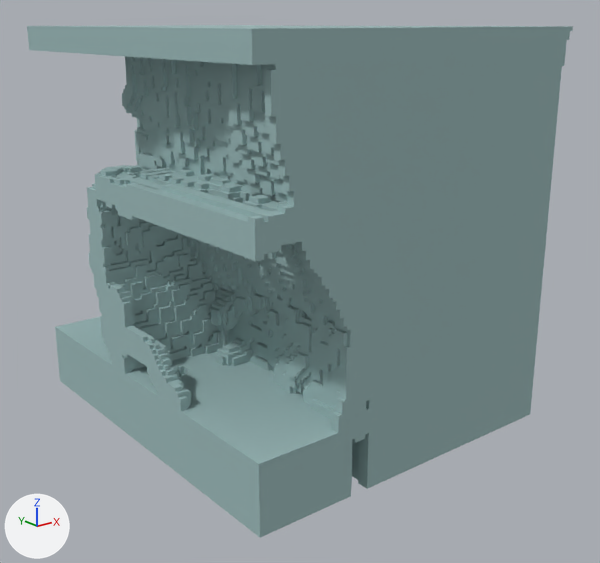
Renders of the OBJ model Assets/voxmod/Aether/TerrainPieces-22.obj from each side of a commit.
Both versions are drawn from a camera (50 mm lens) standing at (-135.8, -170.4, 101.2) and looking at (-3.9, -5.5, 35.3). Lighting does not change. The marker at lower left points along +X, +Y and +Z. Where no turn or scale is listed for an object, it has been applied to the vertices. Vertices at the same position are counted once.

In view in the first picture: 'TerrainPieces-22'.
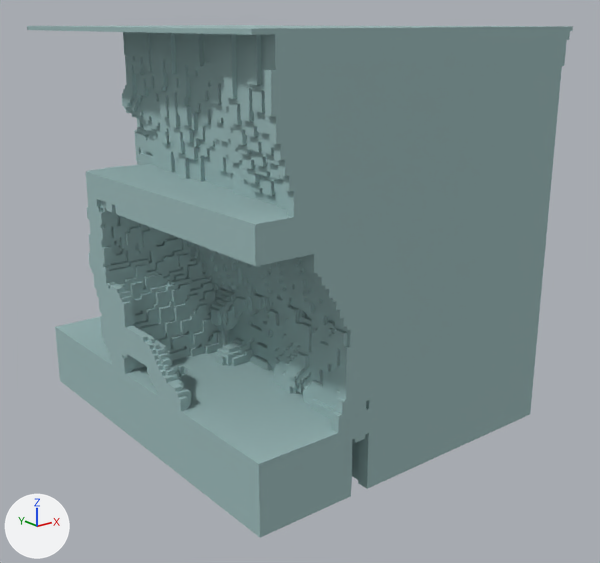
Pixel boxes [x1, y1, x2, y2] of what changed, in the pictures (600 x 563 px; the box of a moved part takes in the faces that stretch with it):
part 1 of me_terrainpieces_22, cut back: before [87, 66, 562, 273]; after [86, 66, 562, 273]
part 2 of me_terrainpieces_22, moved or reshaped: before [27, 26, 567, 144]; after [27, 26, 570, 144]

The change, as a diff of the scene's bpy script:
```diff
--- a/Assets/voxmod/Aether/TerrainPieces-22.obj.py
+++ b/Assets/voxmod/Aether/TerrainPieces-22.obj.py
@@ me_terrainpieces_22 @@
 # used by ob_terrainpieces_22; location = (0.0, 0.0, 0.0)
-me_terrainpieces_22.from_pydata(...)  # 7779 vertices, 15568 faces; spans x -50.0..43.0, y -50.0..50.0, z 0.0..100.0
+me_terrainpieces_22.from_pydata(...)  # 6793 vertices, 13574 faces; spans x -50.0..43.0, y -50.0..50.0, z 0.0..100.0
+# me_terrainpieces_22 part 1: 24 vertices moved from x -50.0..-28.0, y -48.0..22.0, z 55.0..69.0 to x -50.0..-28.0, y -48.0..22.0, z 58.0..69.0; 1080 vertices removed from x -50.0..-28.0, y -50.0..24.0, z 55.0..69.0; 94 vertices added at x -50.0..-28.0, y -50.0..23.0, z 56.0..69.0
+# me_terrainpieces_22 part 2: 77 vertices moved from x -50.0..-18.0, y -50.0..50.0, z 94.0 to x -50.0..-18.0, y -50.0..50.0, z 99.0; 1 vertex removed from x -45.0, y -50.0, z 94.0; 1 vertex added at x -45.0, y -50.0, z 99.0
 me_terrainpieces_22.materials.append(mat_palette)
```
